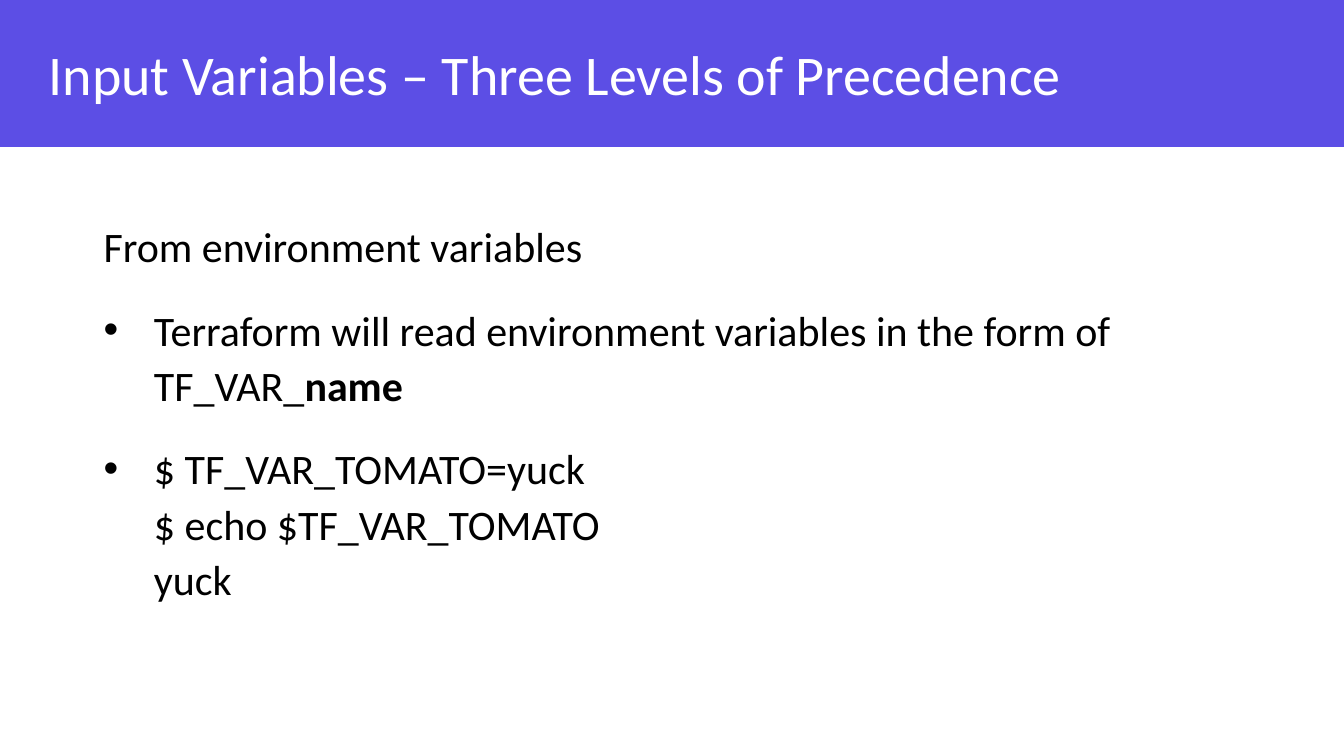
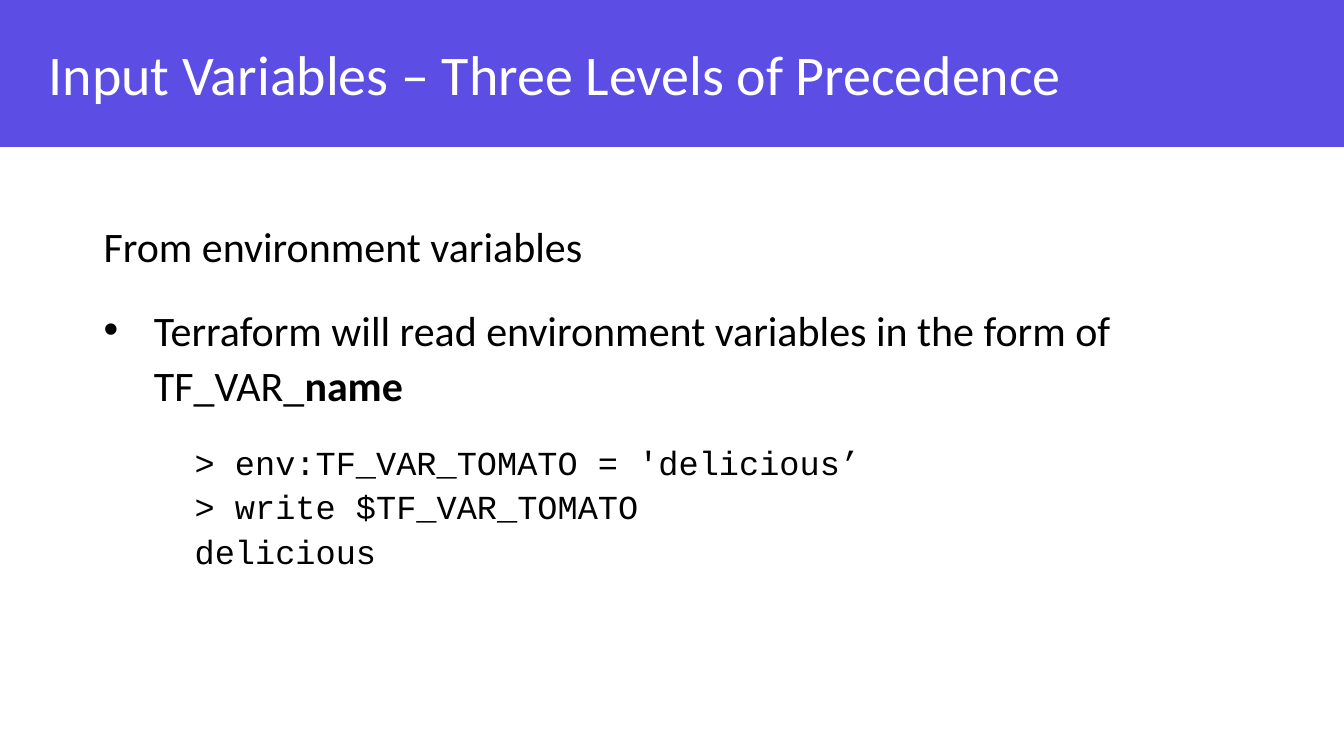
Before and after one commit to grove-mountain/azure-workshop-training, a slide deck: slide 37 of Slides/Azure and Terraform Workshop - Chapter 2.pptx. Drawn at 1344x756 pixels with LibreOffice and Linux fonts; fonts in the diff are those of the drawing; background and template pictures are left out. Boxes give left, top, right and bottom in pixels: in the first picture for what was removed or moved away, otherwise in the second. Text is boxed around its words. In the diff, an @@ line names an element or a change of style, - is before the commit and + after.

```diff
--- a/Slides/Azure and Terraform Workshop - Chapter 2.pptx
+++ b/Slides/Azure and Terraform Workshop - Chapter 2.pptx
@@ text at (195,451,860,565): text changed; size 30 to 24 pt; font Calibri to Courier New @@
-• $ TF_VAR_TOMATO=yuck
-  $ echo $TF_VAR_TOMATO
-  yuck
+> env:TF_VAR_TOMATO = 'delicious’
+> write $TF_VAR_TOMATO
+delicious
```
Also in this commit, not shown: 33 other slides changed, 2 slides removed, 2 other files.
